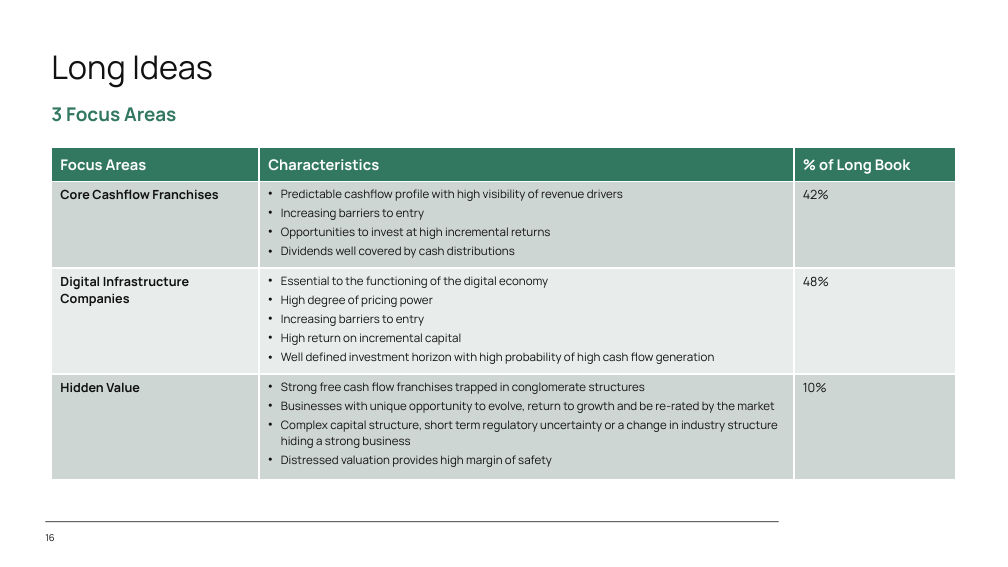
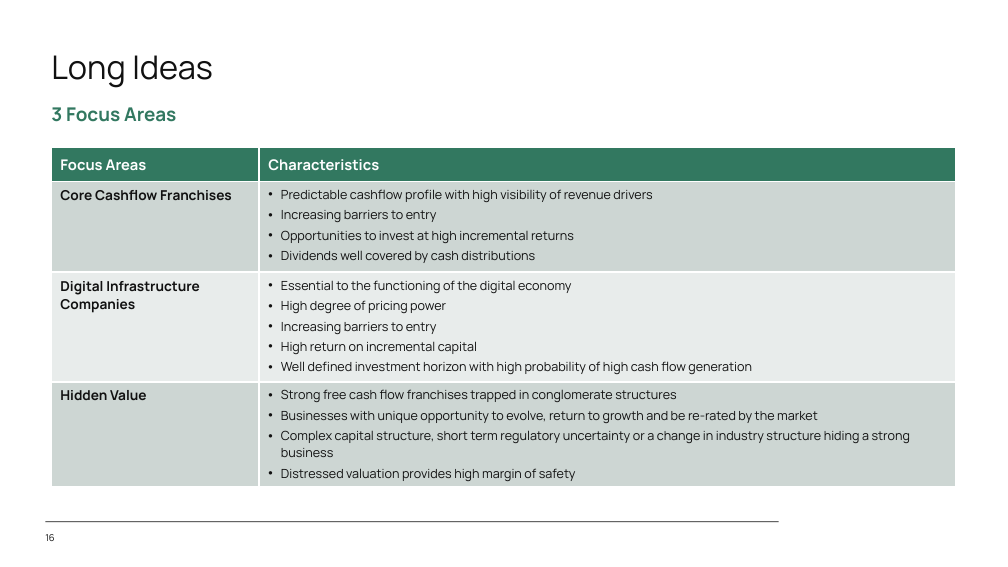
Before and after one commit to SystemCapital/AI-Dashboard, a slide deck: slide 16 of presentation/AI_Unit_Economics.pptx. Drawn at 1008x567 pixels with LibreOffice and Linux fonts; fonts in the diff are those of the drawing; background and template pictures are left out. Boxes give left, top, right and bottom in pixels: in the first picture for what was removed or moved away, otherwise in the second. Text is boxed around its words. In the diff, an @@ line names an element or a change of style, - is before the commit and + after.

```diff
--- a/presentation/AI_Unit_Economics.pptx
+++ b/presentation/AI_Unit_Economics.pptx
@@ table at (x1=51, y1=147, x2=957, y2=485) @@
-column 3: % of Long Book | 42% | 48% | 10%
```
Also in this commit, not shown: 1 other file.
